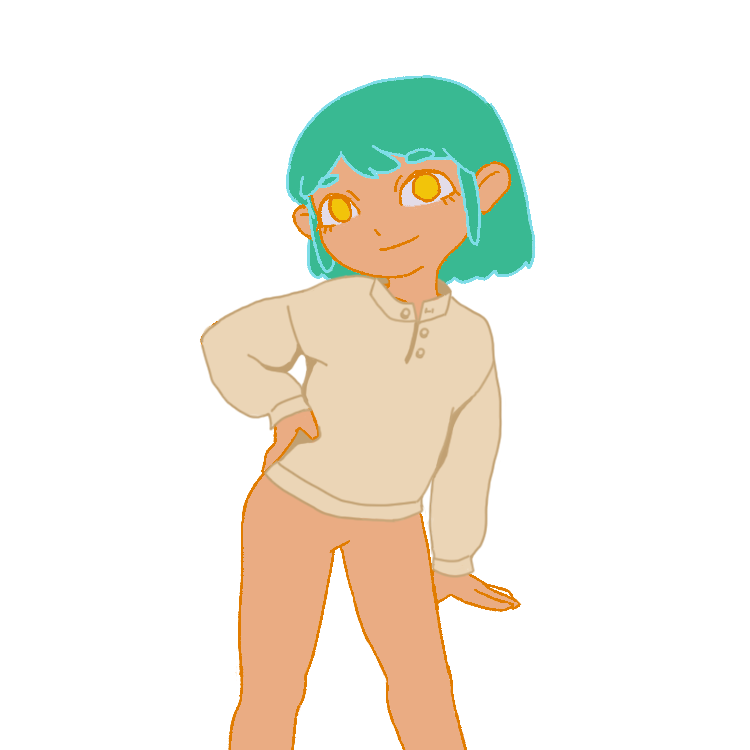
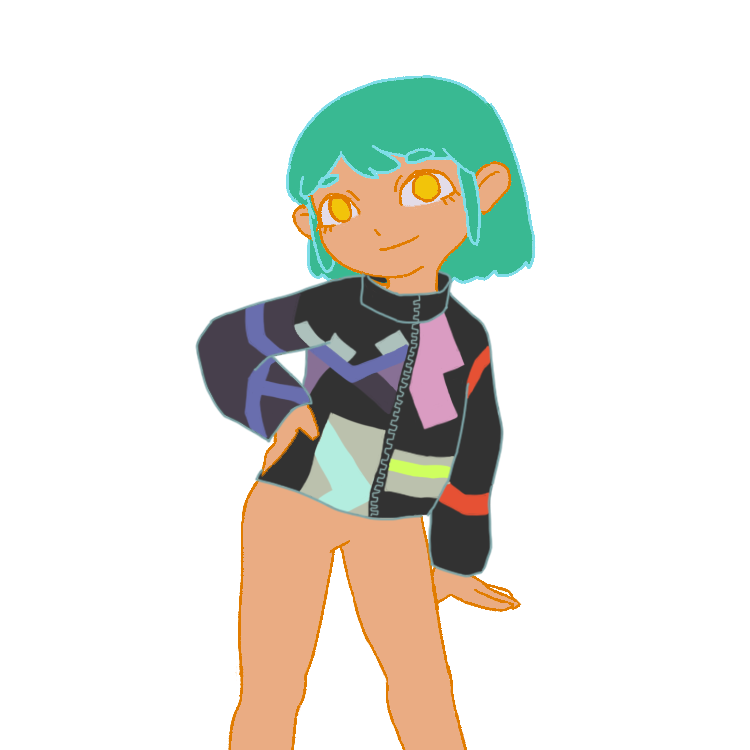
Two versions of the same layered image (750x750). Layer-by-layer changes:
added group "TopC2.png" with 3 layers above "BottomC2.png" over (195, 270, 504, 578)
added layer "Layer 22" in group "TopC2.png" over (195, 270, 504, 578)
added layer "Layer 23" in group "TopC2.png" over (198, 292, 492, 519)
added layer "Layer 21" in group "TopC2.png" over (196, 270, 504, 577)
renamed "TopA4" to "TopC4.png", hid the group it (2 layers) over (199, 273, 506, 578)
